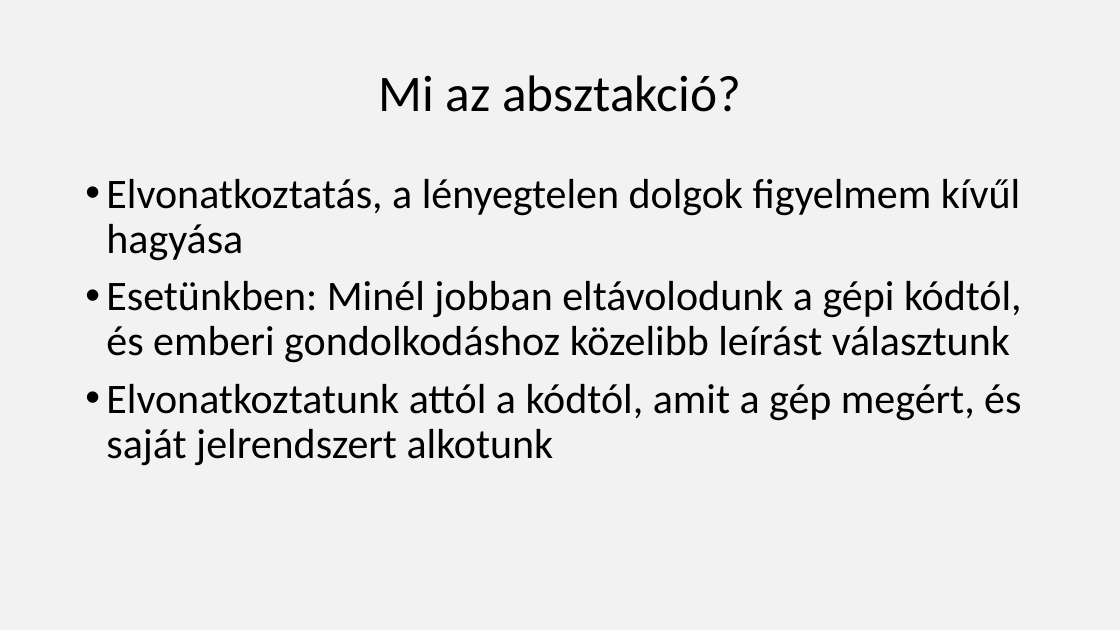
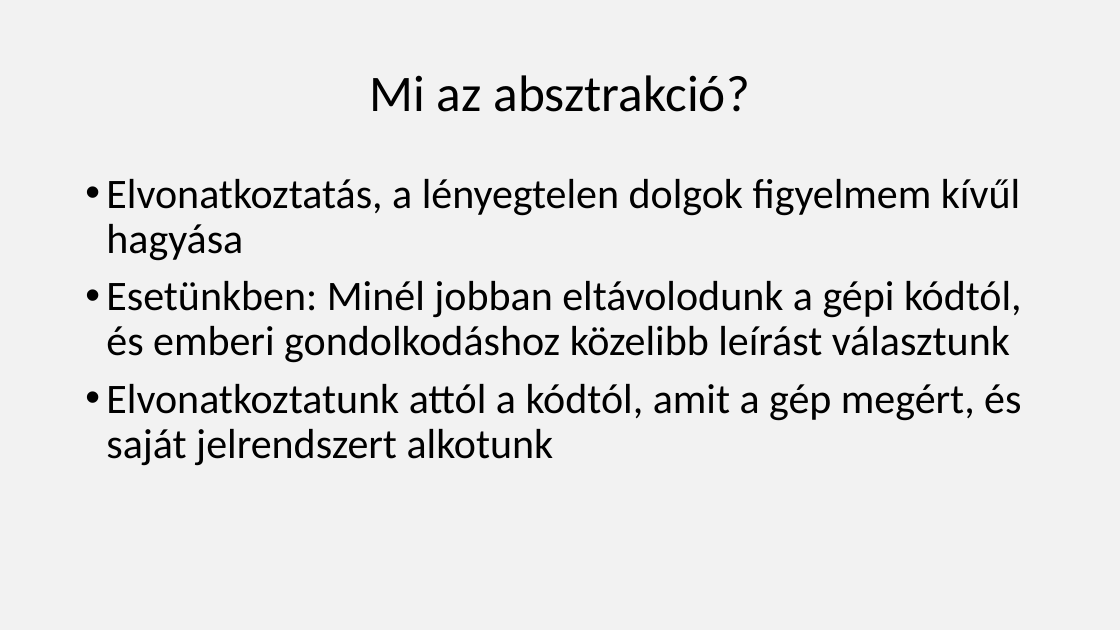
Before and after one commit to nagyandras95/Egyetem, a slide deck: slide 3 of efop/03/Absztakciós szintek a programozásban.pptx. Drawn at 1120x630 pixels with LibreOffice and Linux fonts; fonts in the diff are those of the drawing. Boxes give left, top, right and bottom in pixels: in the first picture for what was removed or moved away, otherwise in the second. Text is boxed around its words. In the diff, an @@ line names an element or a change of style, - is before the commit and + after.

```diff
--- a/efop/03/Absztakciós szintek a programozásban.pptx
+++ b/efop/03/Absztakciós szintek a programozásban.pptx
@@ title at box(370, 75, 749, 112): text changed @@
-Mi az absztakció?
+Mi az absztrakció?
```
Also in this commit, not shown: 12 other slides changed, 9 other files.
